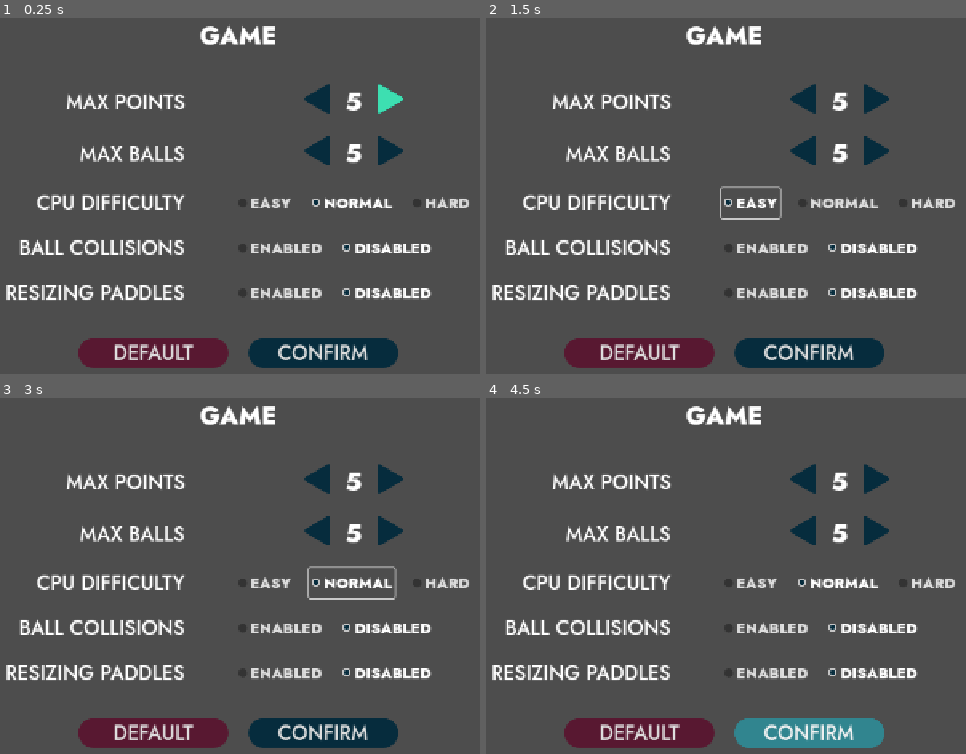
Above: before the commit, frames 1-4 (two rows, left to right).
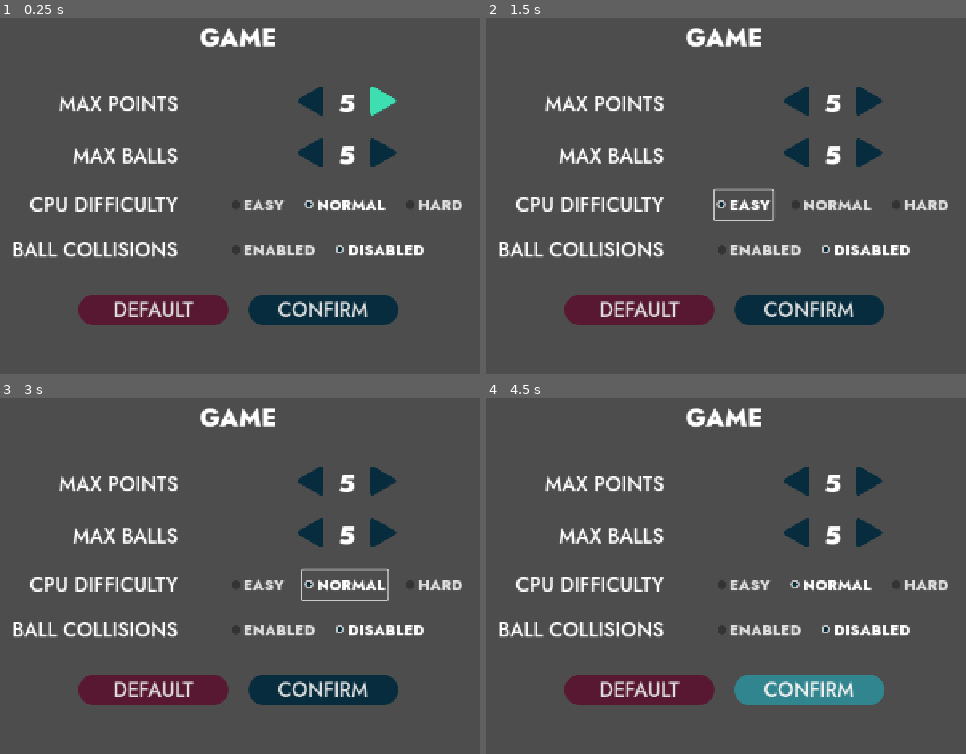
Above: after the commit, the same moments.

Repository: cf-Le3/pong-plus
Game: Godot game, scene res://menus/settings/game_settings/game_settings.tscn
Same seed, same stepped clock (60 frames per second), same inputs: the game is played once before the commit and once after it. This scene is started directly instead of the project's main scene.
Inputs:
- Up to frame 1 (0.25 s): no input
- Up to frame 2 (1.5 s): click "DEFAULT" at 0.5 s; click "EASY" at 1.25 s
- Up to frame 3 (3 s): click "EASY" at 2 s; click "NORMAL" at 2.75 s
- Up to frame 4 (4.5 s): click "NORMAL" at 3.5 s; click "CONFIRM" at 4.25 s

The runs differ from the first frame. In frame 1, 19% of the frame differs, in the area x 1-98%, y 2-99%; in frame 2, 19%; in frame 3, 19%; in frame 4, 19%.

Commit message:
Update game_settings.tscn
Replaced confirm and default buttons with new NoisyButton type.

Diff:
--- a/Pong Plus/menus/settings/game_settings/game_settings.gd
+++ b/Pong Plus/menus/settings/game_settings/game_settings.gd
@@ -4,8 +4,6 @@
 signal closed(game_config: GameConfig)
 
 var game_config := GameConfig.new()
-
-#TODO: Moddify focus neighbor attributes for resizing button controls and adjacent controls.
 
 func _ready() -> void:
 	_update_display()
@@ -92,11 +90,9 @@
 	$%CollisionsDisabledButton.button_pressed = true
 	$%ResizingDisabledButton.button_pressed = true
 	_update_display()
-	#ButtonSfxManager.play_cancel_sound()
 
 func _on_confirm_button_pressed() -> void:
 	closed.emit(game_config)
-	#ButtonSfxManager.play_confirm_sound()
 
 func _update_display() -> void:
 	$%PointsCounter.text = str(game_config.get_max_points())
--- a/Pong Plus/menus/settings/game_settings/game_settings.tscn
+++ b/Pong Plus/menus/settings/game_settings/game_settings.tscn
@@ -14,6 +14,7 @@
 [ext_resource type="PackedScene" uid="uid://bw2dkgh78ijxs" path="res://menus/noisy_buttons/noisy_check_box/noisy_check_box.tscn" id="9_2xgd5"]
 [ext_resource type="ButtonGroup" uid="uid://du8xdrt0u6lxo" path="res://menus/settings/game_settings/assets_resources/ball_collisions_button_group.tres" id="9_3unct"]
 [ext_resource type="ButtonGroup" uid="uid://cmav48h2b1vkl" path="res://menus/settings/game_settings/assets_resources/resizing_paddles_button_group.tres" id="10_bdek5"]
+[ext_resource type="PackedScene" uid="uid://b5af1yx4alfdc" path="res://menus/noisy_buttons/noisy_button/noisy_button.tscn" id="13_2xgd5"]
 
 [node name="GameSettings" type="CanvasLayer"]
 script = ExtResource("1_4iu0o")
@@ -199,6 +200,7 @@
 focus_neighbor_left = NodePath("../CollisionsDisabledButton")
 focus_neighbor_top = NodePath("../../DifficultyControls/NormalButton")
 focus_neighbor_right = NodePath("../CollisionsDisabledButton")
+focus_neighbor_bottom = NodePath("../../../HBoxContainer/ConfirmButton")
 theme = ExtResource("2_4iu0o")
 button_group = ExtResource("9_3unct")
 text = "ENABLED"
@@ -209,6 +211,7 @@
 focus_neighbor_left = NodePath("../CollisionsEnabledButton")
 focus_neighbor_top = NodePath("../../DifficultyControls/NormalButton")
 focus_neighbor_right = NodePath("../CollisionsEnabledButton")
+focus_neighbor_bottom = NodePath("../../../HBoxContainer/ConfirmButton")
 theme = ExtResource("2_4iu0o")
 button_pressed = true
 button_group = ExtResource("9_3unct")
@@ -216,12 +219,14 @@
 button_type = 1
 
 [node name="ResizingLabel" type="Label" parent="VBoxContainer/GridContainer"]
+visible = false
 layout_mode = 2
 theme = ExtResource("2_4iu0o")
 text = "RESIZING PADDLES"
 horizontal_alignment = 2
 
 [node name="ResizingControls" type="HBoxContainer" parent="VBoxContainer/GridContainer"]
+visible = false
 layout_mode = 2
 theme_override_constants/separation = 24
 
@@ -250,21 +255,23 @@
 size_flags_horizontal = 4
 theme_override_constants/separation = 32
 
-[node name="DefaultButton" type="Button" parent="VBoxContainer/HBoxContainer"]
+[node name="DefaultButton" parent="VBoxContainer/HBoxContainer" instance=ExtResource("13_2xgd5")]
 unique_name_in_owner = true
 custom_minimum_size = Vector2(240, 0)
 layout_mode = 2
 focus_neighbor_left = NodePath("../ConfirmButton")
+focus_neighbor_top = NodePath("../../GridContainer/CollisionsControls/CollisionsDisabledButton")
 focus_neighbor_right = NodePath("../ConfirmButton")
 theme = ExtResource("7_tn3w7")
-text = "DEFAULT
-"
-
-[node name="ConfirmButton" type="Button" parent="VBoxContainer/HBoxContainer"]
+text = "DEFAULT"
+button_type = 1
+
+[node name="ConfirmButton" parent="VBoxContainer/HBoxContainer" instance=ExtResource("13_2xgd5")]
 unique_name_in_owner = true
 custom_minimum_size = Vector2(240, 0)
 layout_mode = 2
 focus_neighbor_left = NodePath("../DefaultButton")
+focus_neighbor_top = NodePath("../../GridContainer/CollisionsControls/CollisionsDisabledButton")
 focus_neighbor_right = NodePath("../DefaultButton")
 theme = ExtResource("8_qkoji")
 text = "CONFIRM"
Not shown: 1 places in Pong Plus/menus/settings/game_settings/game_settings.tscn that only renumber resources
